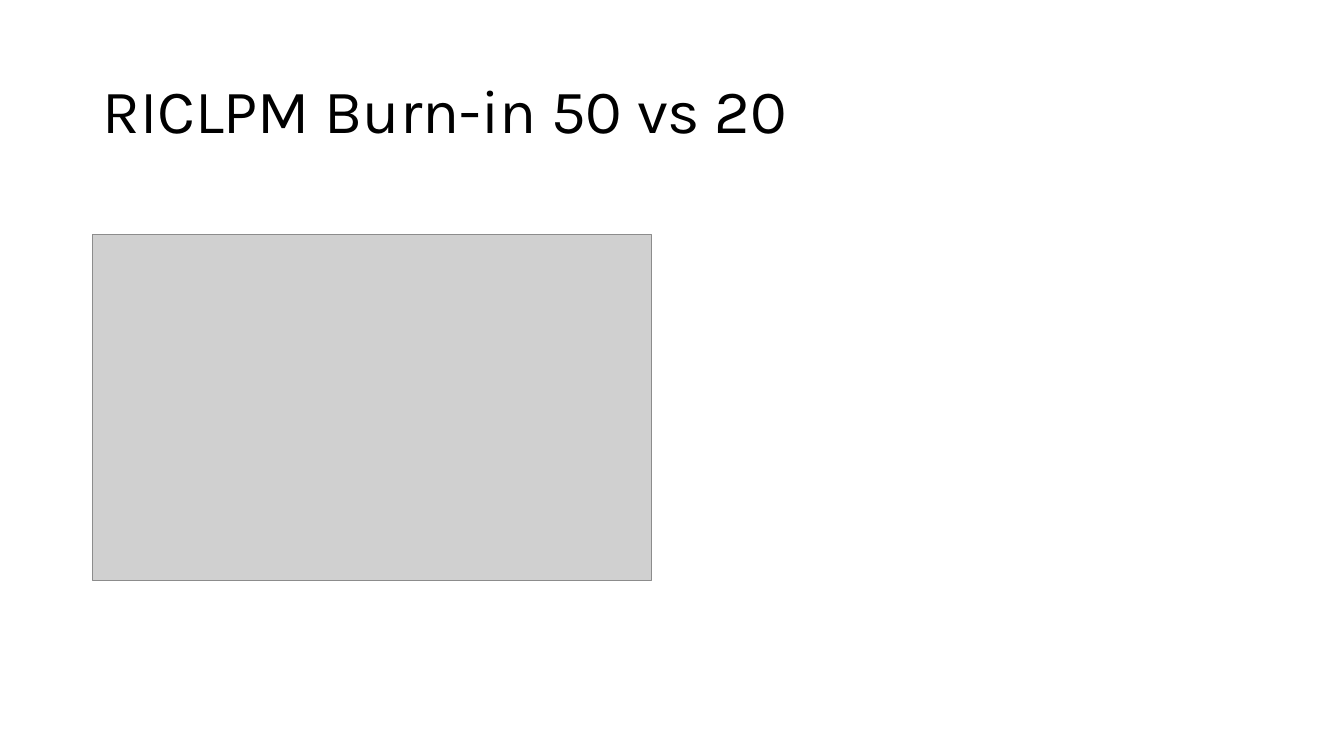
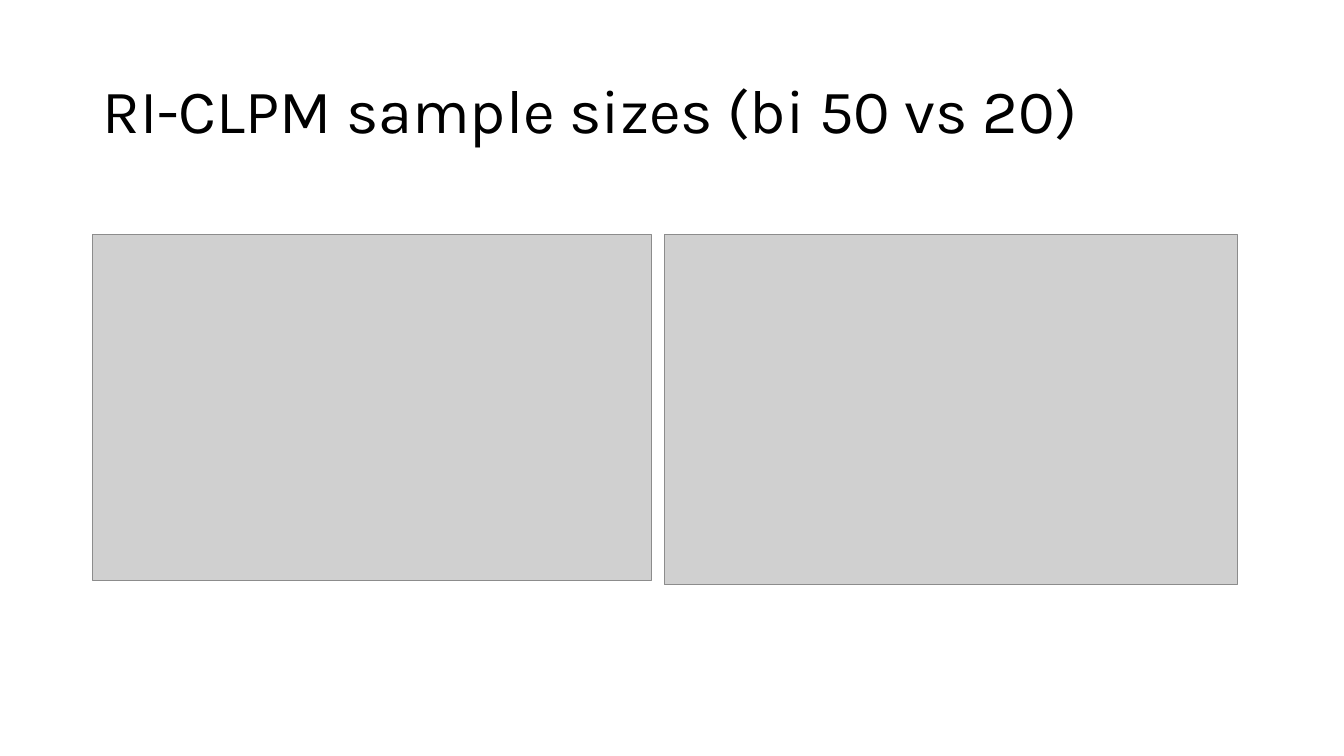
Before and after one commit to EmmaDirk/MachineLearning-BCA, a slide deck: slide 9 of 04_presentations/01_powerpoint/06_Jeroen.pptx (slide 4 before the commit). Drawn at 1344x756 pixels with LibreOffice and Linux fonts; fonts in the diff are those of the drawing; grey boxes stand for pictures. Boxes give left, top, right and bottom in pixels: in the first picture for what was removed or moved away, otherwise in the second. Text is boxed around its words. In the diff, an @@ line names an element or a change of style, - is before the commit and + after.

```diff
--- a/04_presentations/01_powerpoint/06_Jeroen.pptx
+++ b/04_presentations/01_powerpoint/06_Jeroen.pptx
@@ title at box(102, 88, 1077, 148): text changed @@
-RICLPM Burn-in 50 vs 20
+RI-CLPM sample sizes (bi 50 vs 20)
@@ picture added at box(664, 234, 1237, 585) @@
```
Also in this commit, not shown: 1 other slide changed, 5 slides added, 9 other files.
